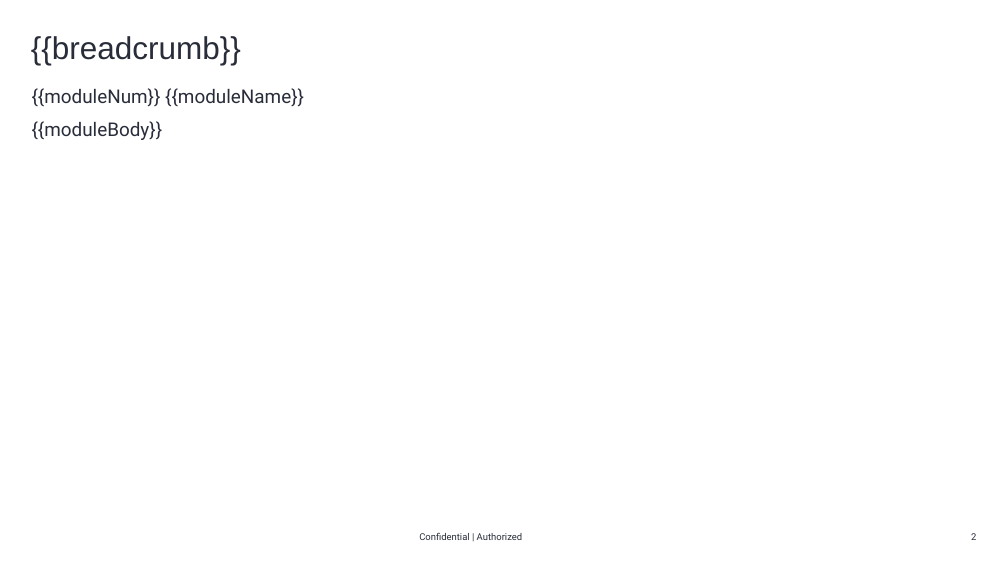
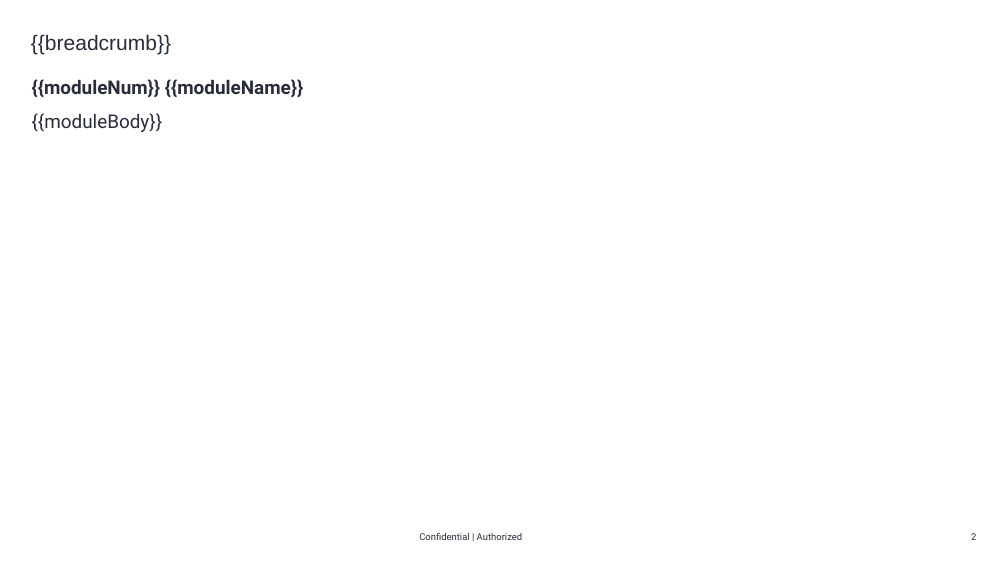
Before and after one commit to shubham-patil99/backup-doc-app, a slide deck: slide 2 of backend/src/templates/hpe-proposal-template.pptx. Drawn at 1008x567 pixels with LibreOffice and Linux fonts; fonts in the diff are those of the drawing; background and template pictures are left out. Boxes give left, top, right and bottom in pixels: in the first picture for what was removed or moved away, otherwise in the second. Text is boxed around its words. In the diff, an @@ line names an element or a change of style, - is before the commit and + after.

```diff
--- a/backend/src/templates/hpe-proposal-template.pptx
+++ b/backend/src/templates/hpe-proposal-template.pptx
@@ title "{{breadcrumb}}" at (31,34,171,55): size 30 to 20 pt @@
@@ text at (32,79,303,97): bold on in "{{moduleNum}} {{moduleName}}" @@
@@ text "{{moduleNum}} {{moduleName}}": place and size @@
-text "{{moduleNum}} {{moduleName}}" at (32,88,304,140)
+text "{{moduleNum}} {{moduleName}}" at (32,79,303,132)
```
Also in this commit, not shown: 6 other files.
